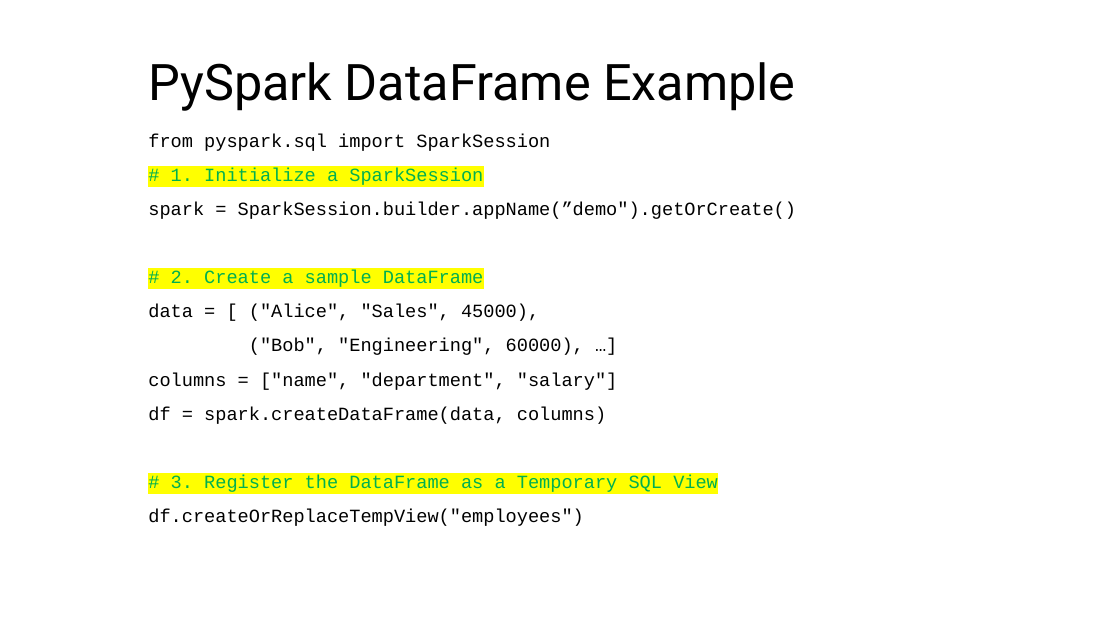
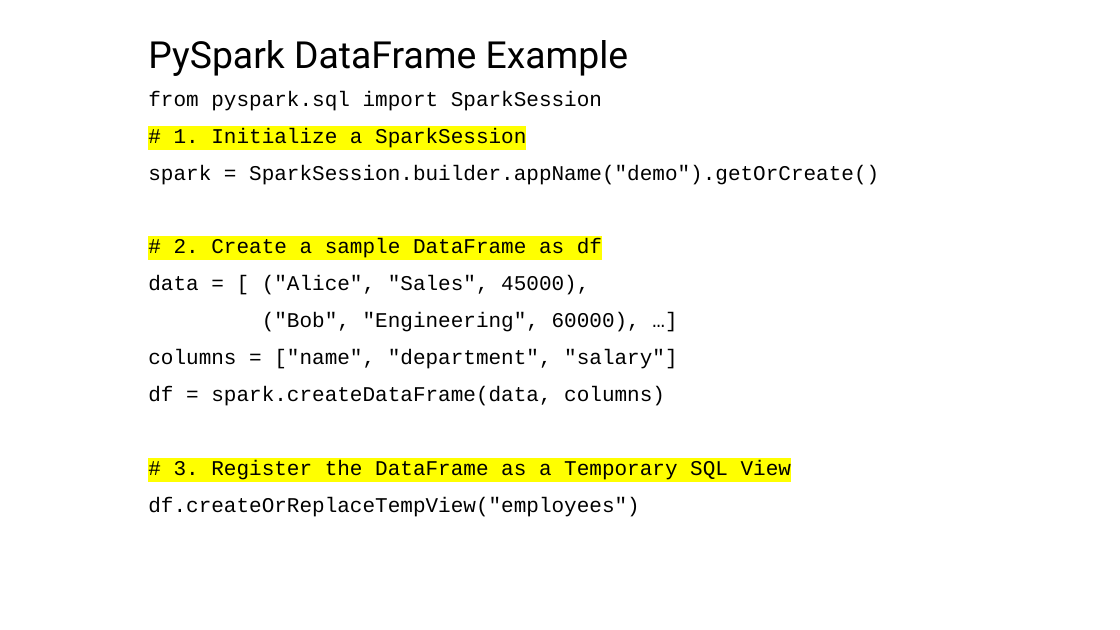
Before and after one commit to mahmoudparsian/big-data-modeling, a slide deck: slide 31 of course_outine_10_weeks/Course_Outline_Big_Data_Modeling.pptx (slide 30 before the commit). Drawn at 1120x630 pixels with LibreOffice and Linux fonts; fonts in the diff are those of the drawing; background and template pictures are left out. Boxes give left, top, right and bottom in pixels: in the first picture for what was removed or moved away, otherwise in the second. Text is boxed around its words. In the diff, an @@ line names an element or a change of style, - is before the commit and + after.

```diff
--- a/course_outine_10_weeks/Course_Outline_Big_Data_Modeling.pptx
+++ b/course_outine_10_weeks/Course_Outline_Big_Data_Modeling.pptx
@@ title "PySpark DataFrame Example": place and size @@
-title "PySpark DataFrame Example" at [148,62,795,111]
+title "PySpark DataFrame Example" at [148,40,629,76]
@@ title "PySpark DataFrame Example" at [148,40,629,76]: size 43.2 to 32 pt @@
@@ subtitle "from pyspark.sql import SparkSession": place and size @@
-subtitle "from pyspark.sql import SparkSession" at [148,134,796,526]
+subtitle "from pyspark.sql import SparkSession" at [148,91,879,517]
@@ subtitle at [148,91,791,517]: size 16 to 18 pt in "from pyspark.sql import SparkSession", "# 1. Initialize a SparkSession", "data = [ ("Alice", "Sales", 45000),", "("Bob", "Engineering", 60000), …]" and 4 more places; text colour #00B050 to #000000 in "# 1. Initialize a SparkSession", "# 3. Register the DataFrame as a ..." @@
@@ subtitle at [148,165,879,258]: text changed; size 16 to 18 pt @@
-spark = SparkSession.builder.appName(”demo").getOrCreate()
-# 2. Create a sample DataFrame
+spark = SparkSession.builder.appName("demo").getOrCreate()
+# 2. Create a sample DataFrame as df
```
Also in this commit, not shown: 3 other slides changed, 1 slide added, 1 other file.
